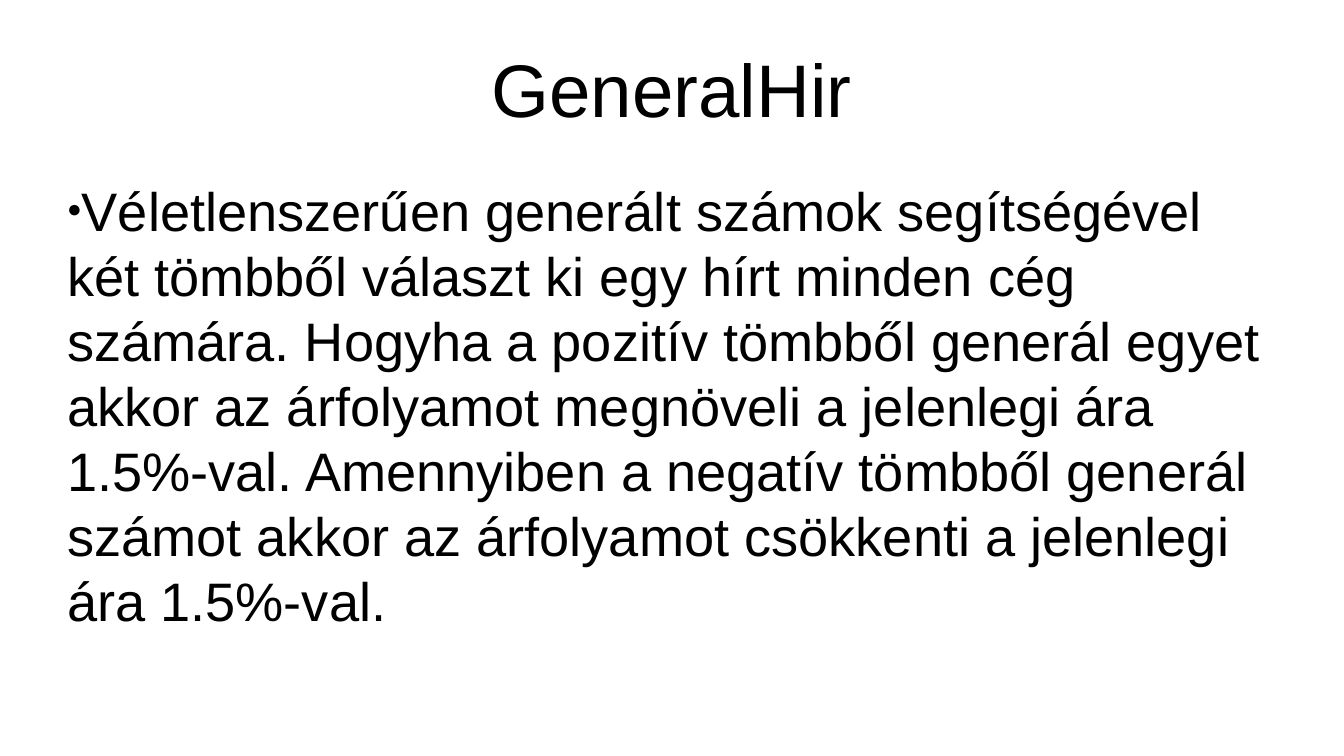
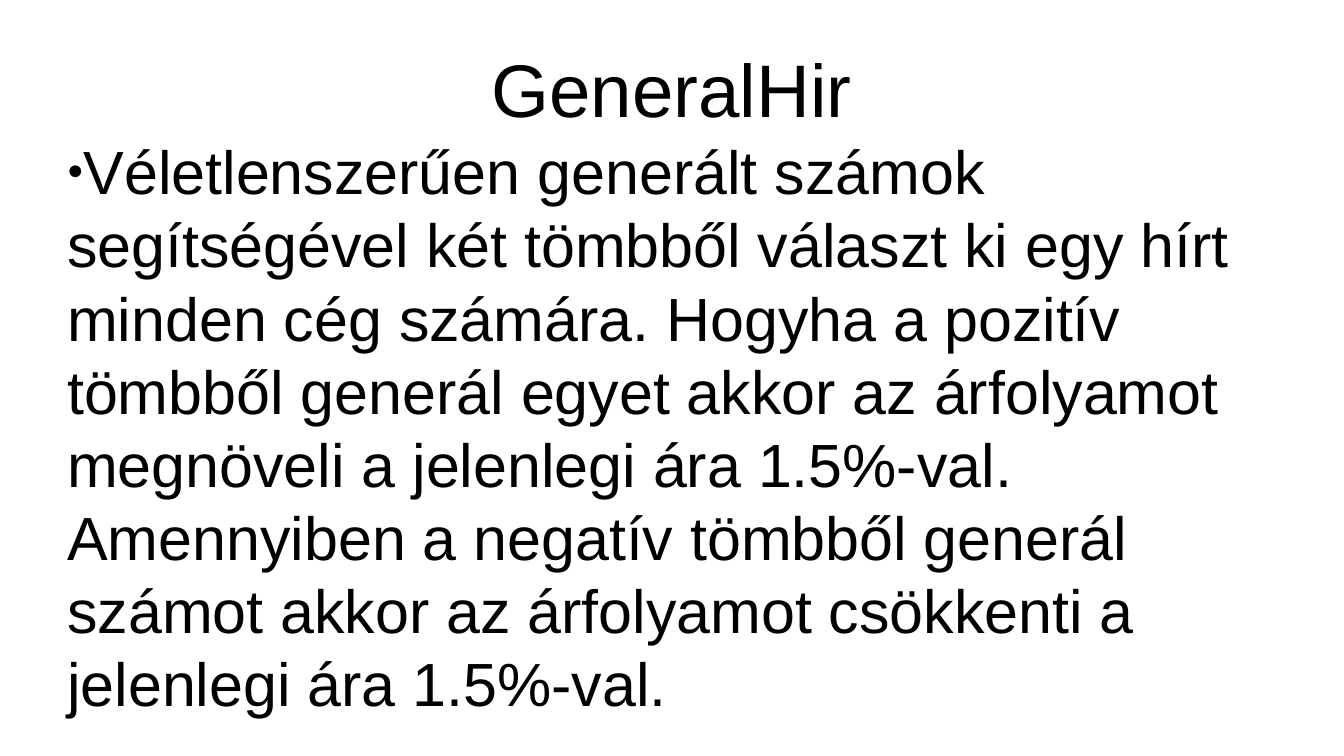
Before and after one commit to MajchricsRoland/2hetFeladat, a slide deck: slide 12 of eloadasDone.pptx. Drawn at 1344x756 pixels with LibreOffice and Linux fonts; fonts in the diff are those of the drawing. Boxes give left, top, right and bottom in pixels: in the first picture for what was removed or moved away, otherwise in the second. Text is boxed around its words. In the diff, an @@ line names an element or a change of style, - is before the commit and + after.

```diff
--- a/eloadasDone.pptx
+++ b/eloadasDone.pptx
@@ text "Véletlenszerűen generált számok segítségével két ...": place and size @@
-text "Véletlenszerűen generált számok segítségével két ..." at (67, 191, 1259, 622)
+text "Véletlenszerűen generált számok segítségével két ..." at (67, 149, 1229, 718)
@@ text "Véletlenszerűen generált számok segítségével két ..." at (67, 149, 1229, 718): size 32 to 36 pt @@
```
Also in this commit, not shown: 9 other slides changed.
